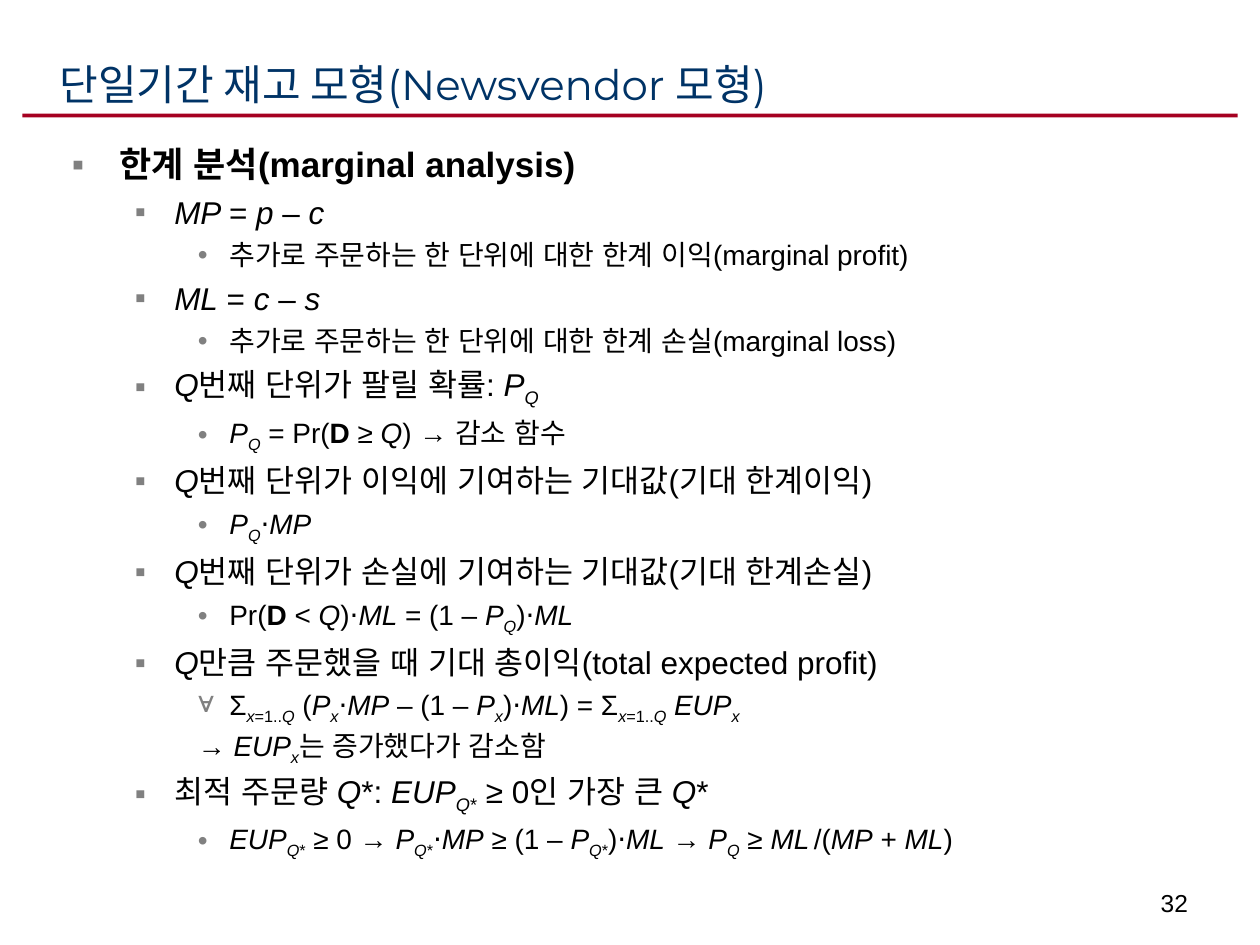
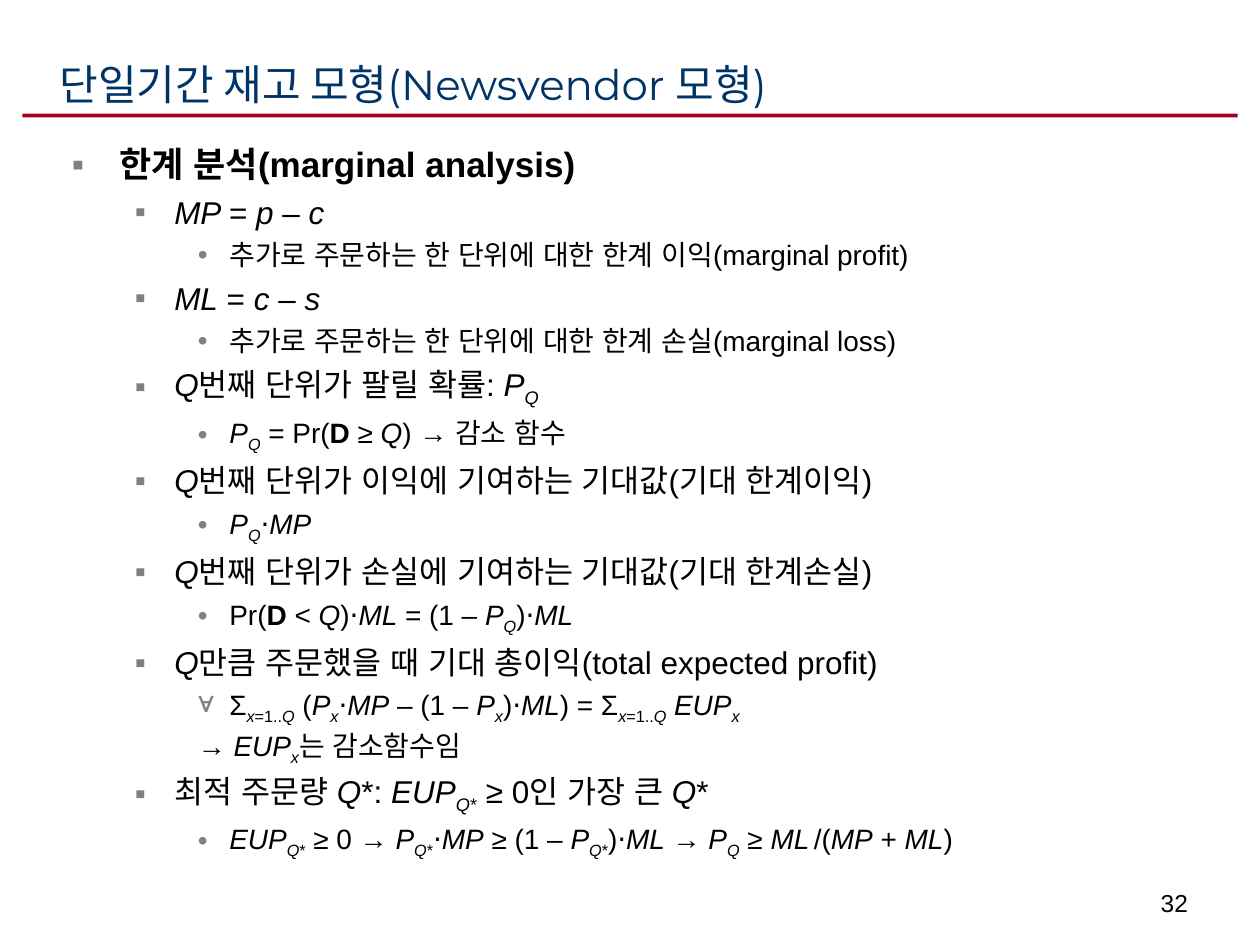
Before and after one commit to ikelab/courses, a slide deck: slide 32 of ppc2016/c12.ppt. Drawn at 1260x945 pixels with LibreOffice and Linux fonts; fonts in the diff are those of the drawing. Boxes give left, top, right and bottom in pixels: in the first picture for what was removed or moved away, otherwise in the second. Text is boxed around its words. In the diff, an @@ line names an element or a change of style, - is before the commit and + after.

```diff
--- a/ppc2016/c12.ppt
+++ b/ppc2016/c12.ppt
@@ text at (333, 732, 461, 759): text changed @@
-    → EUPx는 증가했다가 감소함
+    → EUPx는 감소함수임
```
Also in this commit, not shown: 11 other slides changed.
